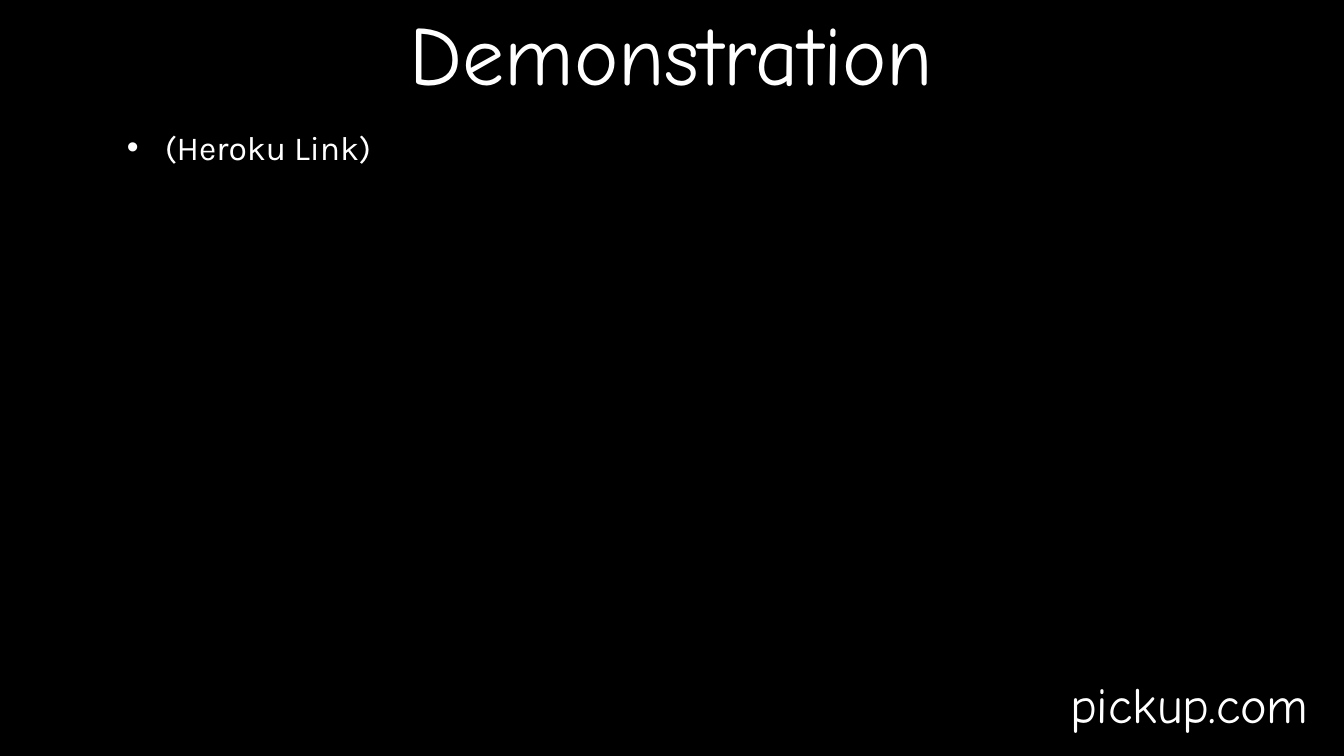
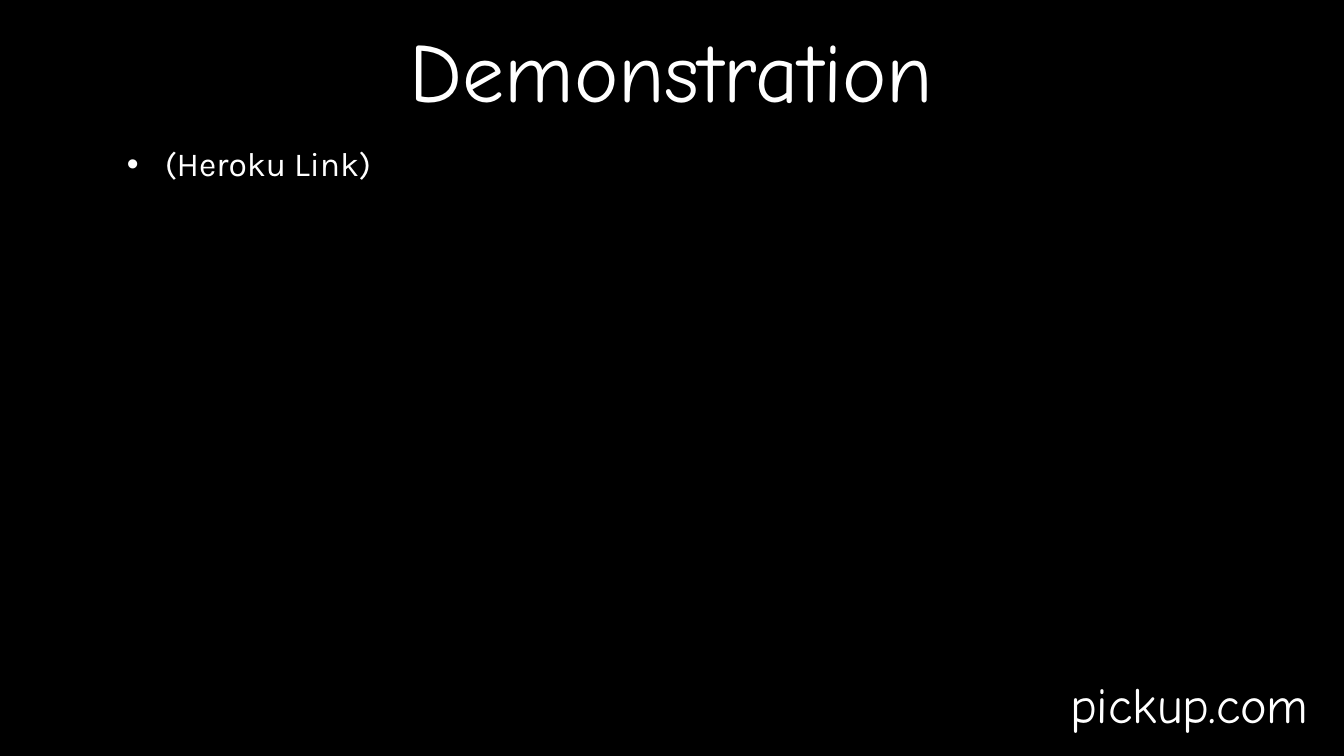
Before and after one commit to dsuare1/gp1, a slide deck: slide 6 of powerpoint/pickup.pptx. Drawn at 1344x756 pixels with LibreOffice and Linux fonts; fonts in the diff are those of the drawing; background and template pictures are left out. Boxes give left, top, right and bottom in pixels: in the first picture for what was removed or moved away, otherwise in the second. Text is boxed around its words. In the diff, an @@ line names an element or a change of style, - is before the commit and + after.

```diff
--- a/powerpoint/pickup.pptx
+++ b/powerpoint/pickup.pptx
@@ title "Demonstration": place and size @@
-title "Demonstration" at [410, 28, 933, 86]
+title "Demonstration" at [410, 45, 933, 103]
@@ text "(Heroku Link)": place and size @@
-text "(Heroku Link)" at [165, 135, 371, 164]
+text "(Heroku Link)" at [165, 151, 371, 180]
```
Also in this commit, not shown: 6 other slides changed, 11 other files.
